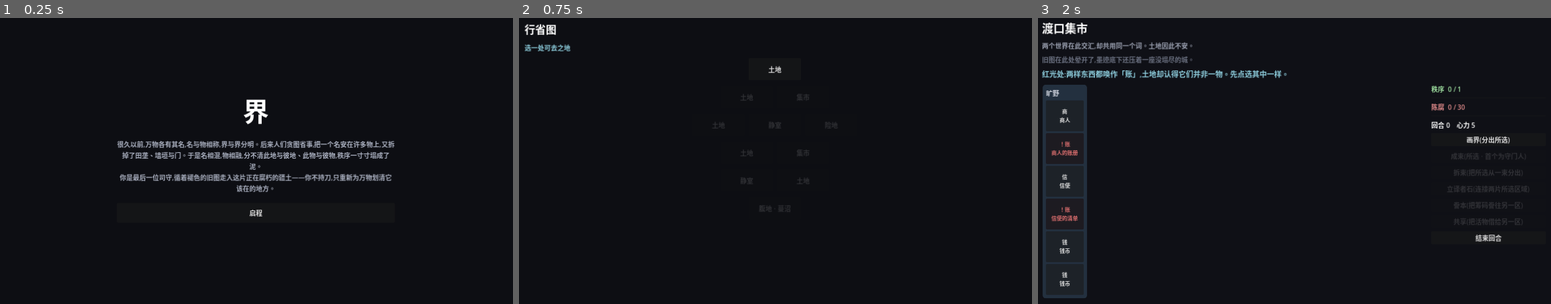
Above: before the commit, frames 1-3 (left to right).
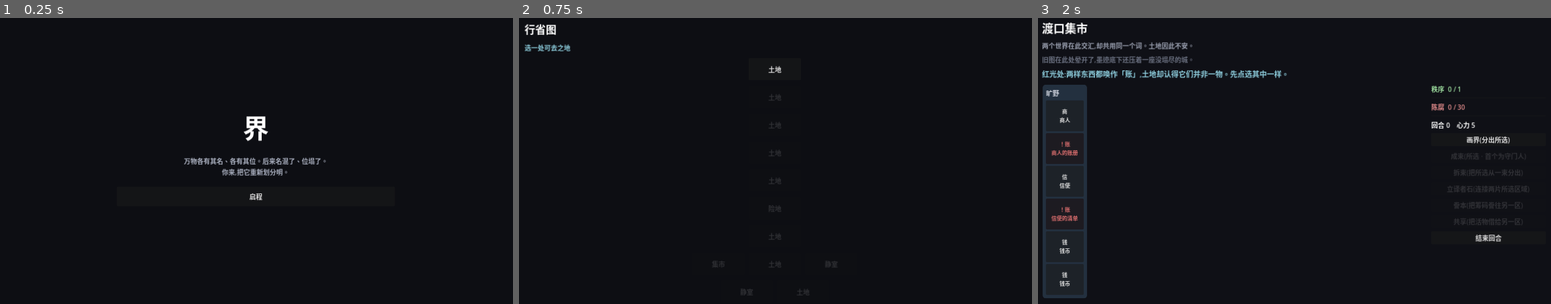
Above: after the commit, the same moments.

Repository: HelloKuoty/bounds
Game: Godot game, scene res://scenes/main/Main.tscn
The game is run twice, just before and just after one commit, with the same random seed, the same clock (stepped at 60 frames per second) and the same inputs.
Inputs:
- Up to frame 1 (0.25 s): no input
- Up to frame 2 (0.75 s): click "启程" at 0.5 s
- Up to frame 3 (2 s): click "土地" at 1.25 s

The runs differ from the first frame. In frame 1, 3.7% of the frame differs, in the area x 22-77%, y 28-70%; in frame 2, 0.3%; in frame 3, nothing differs.

Commit message:
iter-03: forced teaching backbone + trimmed opening hook
Committee re-review (上手 2.1→2.9, 推荐 2.4→2.7 — iter-01/02 landed). PM locks the
north star: an elegant allegorical structure-puzzle (not a roguelike builder).
- The run is now a forced single-node teaching backbone (wall→bundle→split→
  translator→copy→share→contain-spread), in dependency order, unskippable, then a
  short branching stretch, then the boss. No path can dodge learning a verb.
- Opening shows a one-line hook (启程 to play) instead of a wall of premise text.
Smoke walks all 8 forced territories to the boss; 72 tests green.

Co-Authored-By: Claude Opus 4.8 (1M context) <noreply@anthropic.com>

Diff:
--- a/scripts/autoload/run_manager.gd
+++ b/scripts/autoload/run_manager.gd
@@ -1,21 +1,23 @@
 extends Node
-## Builds the province map: a layered graph of nodes the steward travels, ending
-## at a single heartland (the boss). Fully connected between adjacent layers, so
-## there are many branching paths to the end.
+## Builds the province map. The run is a FORCED teaching backbone (single node per
+## layer, in dependency order — every verb is taught before the boss and cannot be
+## skipped), then a short branching stretch (real choice), then the lone heartland.
+## (Teaching can't be bypassed: the actions build on each other — split needs
+## bundle, translator needs walls, etc.)
 
-# Each layer lists the node types in it. Territory/elite nodes get a puzzle;
-# sanctum/bazaar are waypoints; the lone heartland at the end is the boss.
-const LAYOUT := [
-	["territory"],
-	["territory", "bazaar"],
-	["territory", "sanctum", "elite"],
-	["territory", "bazaar"],
-	["sanctum", "territory"],
-	["heartland"],
+const PLAN := [
+	[{"type": "territory", "terr": "the_crossing"}],        # 学:画界
+	[{"type": "territory", "terr": "the_counting_house"}],  # 学:成束
+	[{"type": "territory", "terr": "the_archive"}],         # 学:拆束(需先会成束)
+	[{"type": "territory", "terr": "the_two_tongues"}],     # 学:译者石(需先会画界)
+	[{"type": "territory", "terr": "two_markets"}],         # 学:誊本
+	[{"type": "elite", "terr": "shared_well"}],             # 学:共享
+	[{"type": "territory", "terr": "the_seep"}],            # 学:用界遏制蔓延
+	# 教学全过后才放开分叉(有选择,但不会撞上没学过的招)
+	[{"type": "bazaar", "terr": ""}, {"type": "territory", "terr": "two_faced"}, {"type": "sanctum", "terr": ""}],
+	[{"type": "sanctum", "terr": ""}, {"type": "territory", "terr": "scroll_bond"}],
+	[{"type": "heartland", "terr": "the_sprawl"}],          # Boss:蔓沼
 ]
-const NORMAL_TERRITORIES := ["the_crossing", "the_counting_house", "the_two_tongues", "two_faced", "scroll_bond", "the_archive", "two_markets"]
-const ELITE_TERRITORIES := ["shared_well"]
-const BOSS_TERRITORY := "the_sprawl"
 
 var nodes: Dictionary = {}   # id -> { id, type, layer, territory_id, next:Array }
 var visited: Dictionary = {} # node_id -> true
@@ -28,26 +30,16 @@
 	visited.clear()
 	start_ids.clear()
 	boss_id = ""
-	var tp := 0
-	var ep := 0
 	var prev: Array = []
-	for layer in range(LAYOUT.size()):
+	for layer in range(PLAN.size()):
 		var ids_this: Array = []
-		var types: Array = LAYOUT[layer]
-		for i in range(types.size()):
-			var ntype: String = types[i]
+		var specs: Array = PLAN[layer]
+		for i in range(specs.size()):
+			var spec: Dictionary = specs[i]
 			var nid := "n_%d_%d" % [layer, i]
-			var terr := ""
-			if ntype == "heartland":
-				terr = BOSS_TERRITORY
+			if spec["type"] == "heartland":
 				boss_id = nid
-			elif ntype == "elite":
-				terr = ELITE_TERRITORIES[ep % ELITE_TERRITORIES.size()]
-				ep += 1
-			elif ntype == "territory":
-				terr = NORMAL_TERRITORIES[tp % NORMAL_TERRITORIES.size()]
-				tp += 1
-			nodes[nid] = {"id": nid, "type": ntype, "layer": layer, "territory_id": terr, "next": []}
+			nodes[nid] = {"id": nid, "type": spec["type"], "layer": layer, "territory_id": spec["terr"], "next": []}
 			ids_this.append(nid)
 			if layer == 0:
 				start_ids.append(nid)
--- a/scripts/data/narrative.gd
+++ b/scripts/data/narrative.gd
@@ -1,6 +1,9 @@
 class_name Narrative extends RefCounted
 ## All the game's prose, in one place. Pure fable — never a word of jargon (see
 ## CLAUDE.md iron rule; test_no_jargon scans every string here).
+
+# 开场只用这一句短钩子(别拿大段文字挡在玩家和第一次点击之间);PREMISE 留作可选档案。
+const HOOK := "万物各有其名、各有其位。后来名混了、位塌了。\n你来,把它重新划分明。"
 
 const PREMISE := "很久以前,万物各有其名,名与物相称,界与界分明。后来人们贪图省事,把一个名安在许多物上,又拆掉了田垄、墙垣与门。于是名相混,物相融,分不清此地与彼地、此物与彼物,秩序一寸寸塌成了泥。\n你是最后一位司守,循着褪色的旧图走入这片正在腐朽的疆土——你不持刀,只重新为万物划清它该在的地方。"
 
@@ -28,7 +31,7 @@
 
 
 static func all_strings() -> Array:
-	var out: Array = [PREMISE, ENDING]
+	var out: Array = [HOOK, PREMISE, ENDING]
 	for c in CHAPTERS:
 		out.append(c["name"])
 		out.append(c["line"])
--- a/scripts/main/main.gd
+++ b/scripts/main/main.gd
@@ -18,7 +18,7 @@
 
 
 func _show_opening() -> void:
-	_show_message("界", Narrative.PREMISE, "启程", _on_start)
+	_show_message("界", Narrative.HOOK, "启程", _on_start)  # 短钩子,不拿大段前言挡路
 
 
 func _on_start() -> void:
--- a/tests/smoke_full_run.gd
+++ b/tests/smoke_full_run.gd
@@ -123,6 +123,15 @@
 					if living == "":
 						return false
 					board.share(living, r)
+			"exposed":
+				# wall every still-clean piece into one fresh region, away from the rot
+				var clean: Array = []
+				for pid in board.pieces:
+					if not board.pieces[pid].get("corrupted", false):
+						clean.append(pid)
+				if clean.is_empty():
+					return false
+				board.draw_wall(clean)
 			_:
 				return false
 	return board.cleared
--- a/tests/test_narrative.gd
+++ b/tests/test_narrative.gd
@@ -13,6 +13,6 @@
 
 
 func test_all_strings_collects_everything() -> void:
-	# premise + ending + (4 chapters * 2) + narration
-	var expected := 2 + Narrative.CHAPTERS.size() * 2 + Narrative.NARRATION.size()
+	# hook + premise + ending + (4 chapters * 2) + narration
+	var expected := 3 + Narrative.CHAPTERS.size() * 2 + Narrative.NARRATION.size()
 	assert_eq(Narrative.all_strings().size(), expected, "all_strings gathers every line")
--- a/tests/test_run_manager.gd
+++ b/tests/test_run_manager.gd
@@ -44,6 +44,25 @@
 	assert_true(total >= 3, "at least three routes to the boss (got %d)" % total)
 
 
+func test_teaching_is_a_forced_backbone() -> void:
+	# Every verb's teaching territory must sit on a single-node (unavoidable) layer,
+	# so a branching path can't skip learning an action you'll later need.
+	var by_layer := {}
+	for id in RunManager.nodes:
+		var ly: int = RunManager.node(id)["layer"]
+		if not by_layer.has(ly):
+			by_layer[ly] = []
+		by_layer[ly].append(id)
+	var forced := {}
+	for ly in by_layer:
+		if by_layer[ly].size() == 1:
+			var terr: String = RunManager.node(by_layer[ly][0])["territory_id"]
+			if terr != "":
+				forced[terr] = true
+	for must in ["the_crossing", "the_counting_house", "the_archive", "the_two_tongues", "two_markets", "shared_well", "the_seep"]:
+		assert_true(forced.has(must), "%s sits on the forced teaching backbone (unskippable)" % must)
+
+
 func _count_paths(id: String, memo: Dictionary) -> int:
 	if id == RunManager.boss_id:
 		return 1
Not shown, changed: docs/index.html
Not shown, changed: docs/index.pck
Not shown, added: team/iterations/iter-03.md
